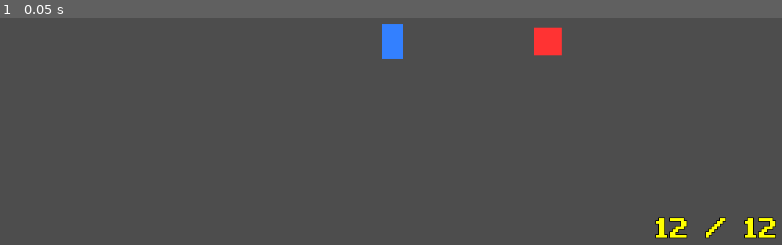
Above: before the commit, frame 1.
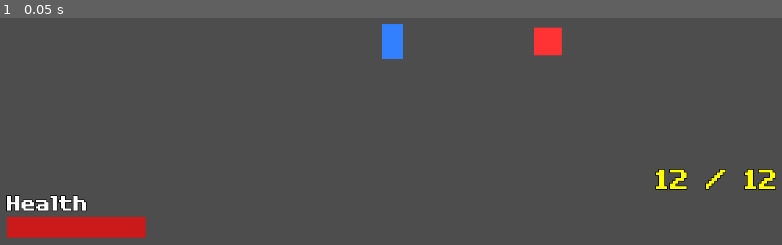
Above: after the commit, the same moment.

Repository: Michael-B-Li/game-jam
Game: Godot game, scene res://player/gun_test.tscn
Same seed, same stepped clock (60 frames per second), same inputs: the game is played once before the commit and once after it. This scene is started directly instead of the project's main scene.
Inputs:
- Up to frame 1 (0.05 s): no input

The runs differ from the first frame. In frame 1, 3.3% of the frame differs, in the area x 0-100%, y 66-97%.

Commit message:
le health bar

Diff:
--- a/player/gun_test.tscn
+++ b/player/gun_test.tscn
@@ -3,6 +3,7 @@
 [ext_resource type="Script" path="res://player/player.gd" id="1_player"]
 [ext_resource type="Script" path="res://enemies/enemy.gd" id="2_enemy"]
 [ext_resource type="PackedScene" uid="uid://ammo_display_ui" path="res://ui/ammo_display.tscn" id="3_ammo"]
+[ext_resource type="PackedScene" uid="uid://c8vx3j5k9m2n1" path="res://ui/health_bar.tscn" id="4_health"]
 
 [sub_resource type="RectangleShape2D" id="RectangleShape2D_player"]
 size = Vector2(40, 40)
@@ -76,3 +77,5 @@
 [connection signal="body_entered" from="Player" to="Player" method="_on_player_body_entered"]
 
 [node name="AmmoDisplay" parent="." instance=ExtResource("3_ammo")]
+
+[node name="HealthBar" parent="." instance=ExtResource("4_health")]
--- a/player/player.gd
+++ b/player/player.gd
@@ -7,7 +7,10 @@
 const GlitchTypes = preload("res://glitches/glitch_types.gd")
 
 signal hit
+signal health_changed(new_health: float)
 @export var speed = 400
+@export var max_health: float = 100.0
+var health: float = 100.0
 var screen_size
 var gun_controller: GunController
 var glitch_controller: GlitchController
@@ -65,6 +68,10 @@
 	glitch_controller.glitch_deactivated.connect(_on_glitch_deactivated)
 	glitch_controller.energy_changed.connect(_on_energy_changed)
 
+	# Initialize health
+	health = max_health
+	health_changed.emit(health)
+
 
 # We use _physics_process for physics-based movement
 func _physics_process(delta):
@@ -103,16 +110,14 @@
 			$AnimatedSprite2D.animation = "up"
 			$AnimatedSprite2D.flip_v = velocity.y > 0
 
-#
-# This function was the problem! It was part of Area2D and was
-# being triggered by the walls, causing the player to hide.
-# A CharacterBody2D doesn't use this. If you want to detect
-# enemies, you'll add a *separate* Area2D as a child.
-#
-# func _on_player_body_entered(_body: Node2D):
-# 	hide()
-# 	hit.emit()
-# 	$CollisionShape2D.set_deferred("disabled", true)
+	# Test key for taking damage
+	if Input.is_action_just_pressed("ui_page_down"):
+		take_damage(10)
+
+func _on_player_body_entered(_body: Node2D):
+	hide()
+	hit.emit()
+	$CollisionShape2D.set_deferred("disabled", true)
 
 func start(pos):
 	position = pos
@@ -135,3 +140,23 @@
 
 func _on_energy_changed(current: int, max_energy: int) -> void:
 	print("Energy: ", current, "/", max_energy)
+
+func take_damage(damage: float) -> void:
+	health = max(0, health - damage)
+	health_changed.emit(health)
+	print("Player took damage! Health: ", health, "/", max_health)
+
+	if health <= 0:
+		die()
+
+func heal(amount: float) -> void:
+	health = min(max_health, health + amount)
+	health_changed.emit(health)
+	print("Player healed! Health: ", health, "/", max_health)
+
+func die() -> void:
+	print("Player died!")
+	hide()
+	hit.emit()
+	if has_node("CollisionShape2D"):
+		$CollisionShape2D.set_deferred("disabled", true)
--- a/ui/ammo_display.tscn
+++ b/ui/ammo_display.tscn
@@ -21,8 +21,9 @@
 alignment = 2
 
 [node name="BulletIcon" type="TextureRect" parent="AmmoContainer"]
-custom_minimum_size = Vector2(32, 32)
+custom_minimum_size = Vector2(200, 200)
 layout_mode = 2
+size_flags_vertical = 4
 expand_mode = 1
 stretch_mode = 5
 
--- /dev/null
+++ b/ui/health_bar.gd
@@ -0,0 +1,64 @@
+extends CanvasLayer
+
+## Health bar UI that shows current player health
+
+@onready var health_label: Label = $HealthContainer/HealthLabel
+@onready var progress_bar: ProgressBar = $HealthContainer/ProgressBar
+@onready var fill: ColorRect = $HealthContainer/ProgressBar/Fill
+
+var player: Node2D = null
+var max_health: float = 100.0
+
+func _ready() -> void:
+	# Find player
+	await get_tree().process_frame
+	player = get_tree().get_first_node_in_group("player")
+
+	if not player:
+		push_warning("HealthBar: Player not found in 'player' group")
+		return
+
+	# Get max health from player
+	if "max_health" in player:
+		max_health = player.max_health
+	elif "health" in player:
+		max_health = player.health
+
+	progress_bar.max_value = max_health
+
+	# Connect to player health changes if available
+	if player.has_signal("health_changed"):
+		player.health_changed.connect(_on_health_changed)
+
+	# Set initial health
+	_update_health_display()
+
+func _process(_delta: float) -> void:
+	# Update health display each frame (fallback if no signal)
+	if player and not player.has_signal("health_changed"):
+		_update_health_display()
+
+func _update_health_display() -> void:
+	if not player:
+		return
+
+	var current_health = 0.0
+	if "health" in player:
+		current_health = player.health
+
+	progress_bar.value = current_health
+
+	# Update fill width based on health percentage
+	var health_percent = current_health / max_health
+	fill.scale.x = health_percent
+
+	# Change color based on health level
+	if health_percent <= 0.25:
+		fill.color = Color(0.6, 0.05, 0.05, 1)  # Dark red when low
+	elif health_percent <= 0.5:
+		fill.color = Color(0.9, 0.3, 0.1, 1)  # Orange-red
+	else:
+		fill.color = Color(0.9, 0.1, 0.1, 1)  # Bright red
+
+func _on_health_changed(new_health: float) -> void:
+	_update_health_display()
--- /dev/null
+++ b/ui/health_bar.tscn
@@ -0,0 +1,51 @@
+[gd_scene load_steps=3 format=3 uid="uid://c8vx3j5k9m2n1"]
+
+[ext_resource type="Script" uid="uid://d4k2m5n6o7p8q" path="res://ui/health_bar.gd" id="1_health"]
+[ext_resource type="FontFile" uid="uid://c3w61p24ge26h" path="res://snowbell-font/Snowbell-Wp4g9.ttf" id="2_font"]
+
+[node name="HealthBar" type="CanvasLayer"]
+script = ExtResource("1_health")
+
+[node name="HealthContainer" type="VBoxContainer" parent="."]
+anchors_preset = 2
+anchor_top = 1.0
+anchor_bottom = 1.0
+offset_left = 20.0
+offset_top = -100.0
+offset_right = 220.0
+offset_bottom = -20.0
+grow_vertical = 0
+
+[node name="HealthLabel" type="Label" parent="HealthContainer"]
+layout_mode = 2
+theme_override_colors/font_color = Color(1, 1, 1, 1)
+theme_override_colors/font_outline_color = Color(0, 0, 0, 1)
+theme_override_constants/outline_size = 4
+theme_override_fonts/font = ExtResource("2_font")
+theme_override_font_sizes/font_size = 24
+text = "Health"
+
+[node name="ProgressBar" type="ProgressBar" parent="HealthContainer"]
+custom_minimum_size = Vector2(200, 30)
+layout_mode = 2
+max_value = 100.0
+value = 100.0
+show_percentage = false
+
+[node name="ProgressBar" type="ColorRect" parent="HealthContainer/ProgressBar"]
+layout_mode = 1
+anchors_preset = 15
+anchor_right = 1.0
+anchor_bottom = 1.0
+grow_horizontal = 2
+grow_vertical = 2
+color = Color(0.2, 0.2, 0.2, 1)
+
+[node name="Fill" type="ColorRect" parent="HealthContainer/ProgressBar"]
+layout_mode = 1
+anchors_preset = 15
+anchor_right = 1.0
+anchor_bottom = 1.0
+grow_horizontal = 2
+grow_vertical = 2
+color = Color(0.8, 0.1, 0.1, 1)
Not shown, added: ui/health_bar.gd.uid
